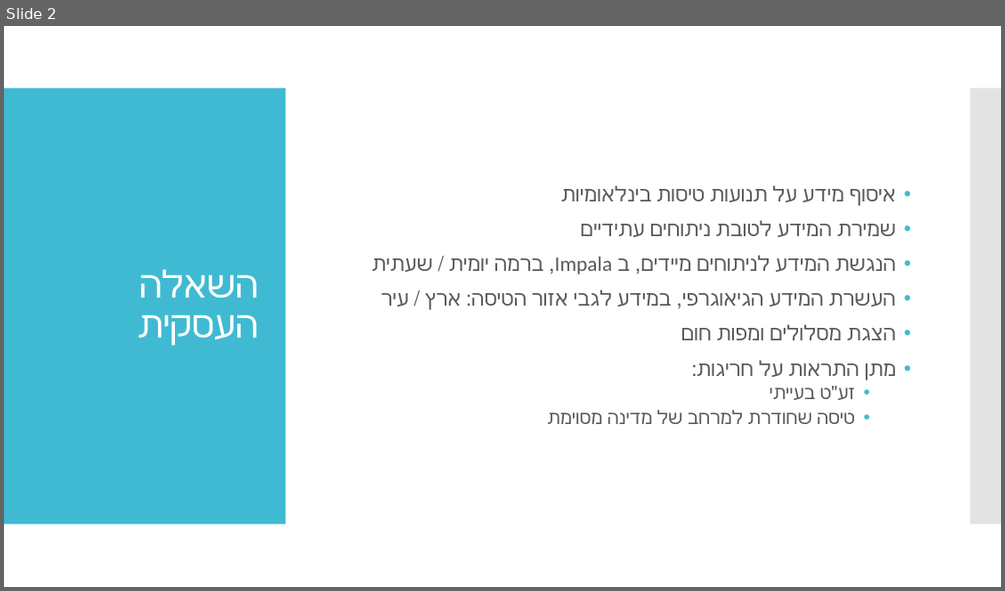
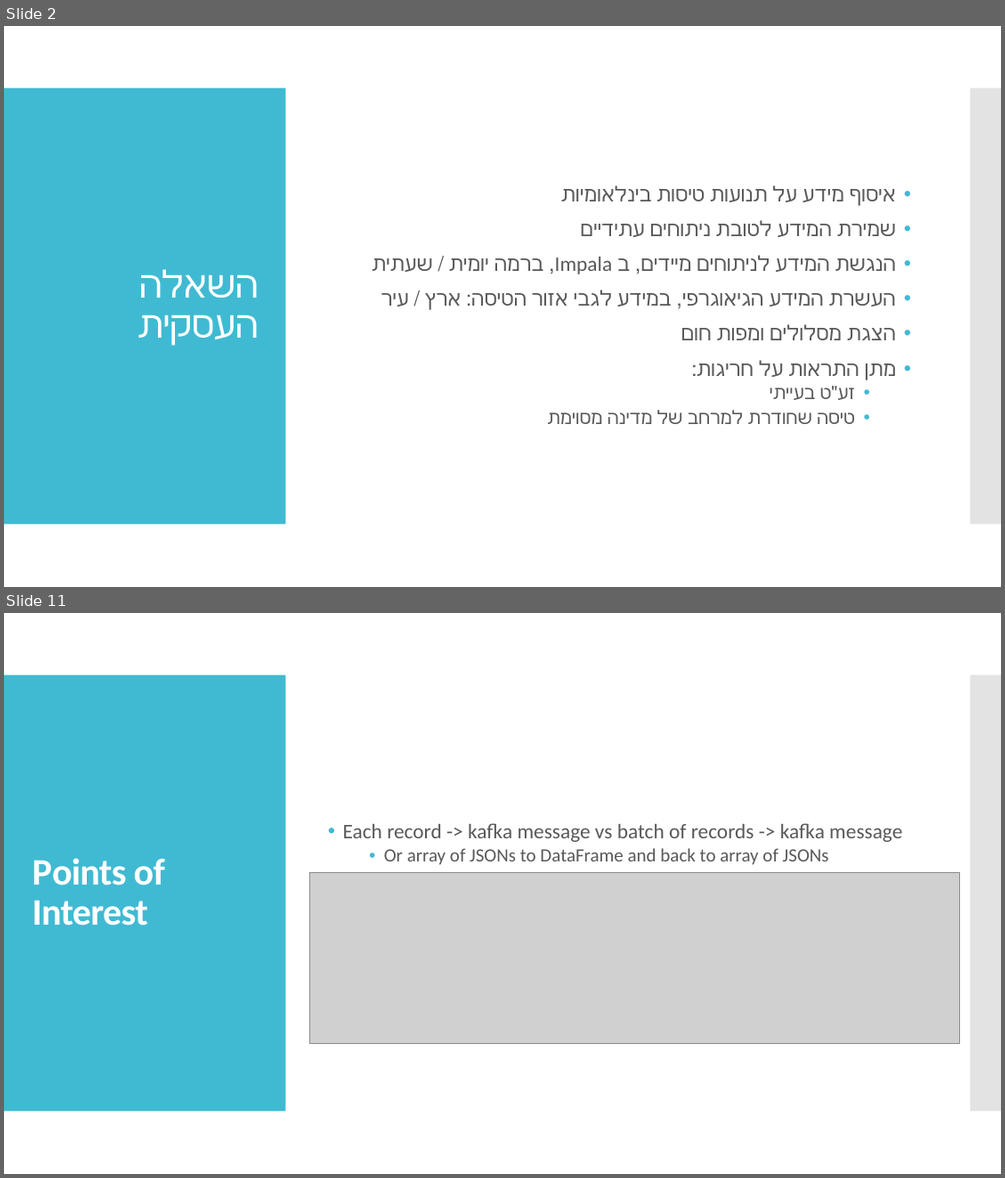
Before and after one commit to livgeni/NayaDE-Final-Project, a slide deck: FinalProjectDesign.pptx. Shown one above the other, each under a label of ours: slide 2 before the commit, slides 2 and 11 after it; the slides between them are not shown. The pictures are 1005x591 and 1005x1178 pixels, drawn with LibreOffice and Linux fonts; fonts in the diff are those of the drawing; grey boxes stand for pictures. Boxes give left, top, right and bottom in pixels: in the first picture for what was removed or moved away, otherwise in the second. Text is boxed around its words. In the diff, an @@ line names an element or a change of style, - is before the commit and + after.

```diff
--- a/FinalProjectDesign.pptx
+++ b/FinalProjectDesign.pptx
@@ slide 11 added at (4,613,1001,1174), background #FFFFFF; not listed: 2 template elements that a slide beside it also shows @@
@@ text added at (343,823,902,865), 20 pt, text #595959 @@
+• Each record -> kafka message vs batch of records -> kafka message
+  • Or array of JSONs to DataFrame and back to array of JSONs
@@ title added at (32,858,165,925), 36 pt, text #FFFFFF, bold @@
+Points of Interest
@@ picture added at (309,873,960,1043) @@
```
Also in this commit, not shown: 4 slides changed, 5 other slides added.
